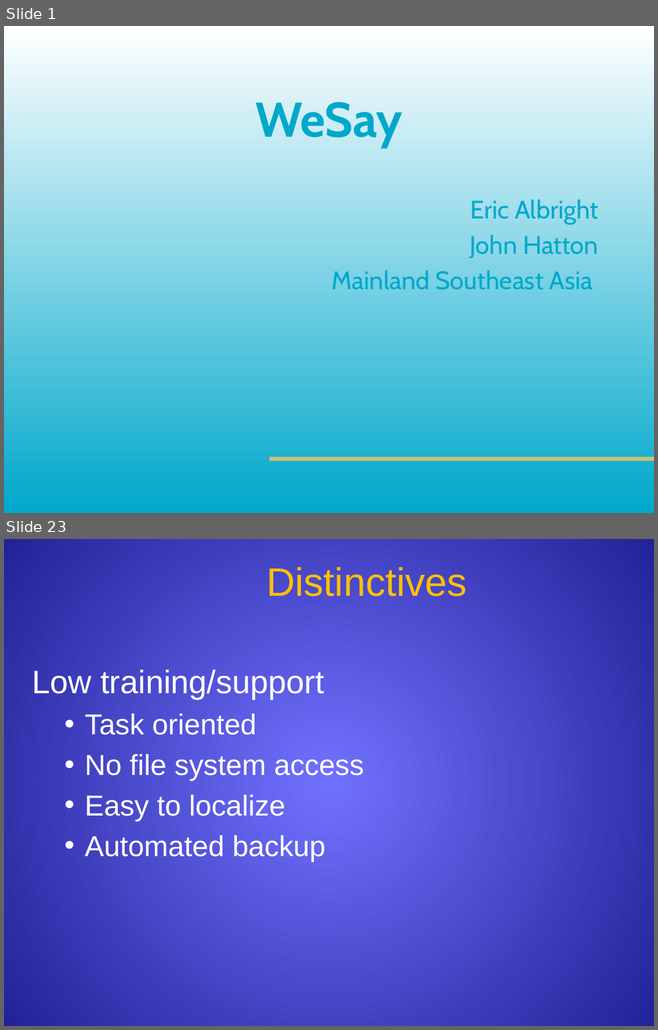
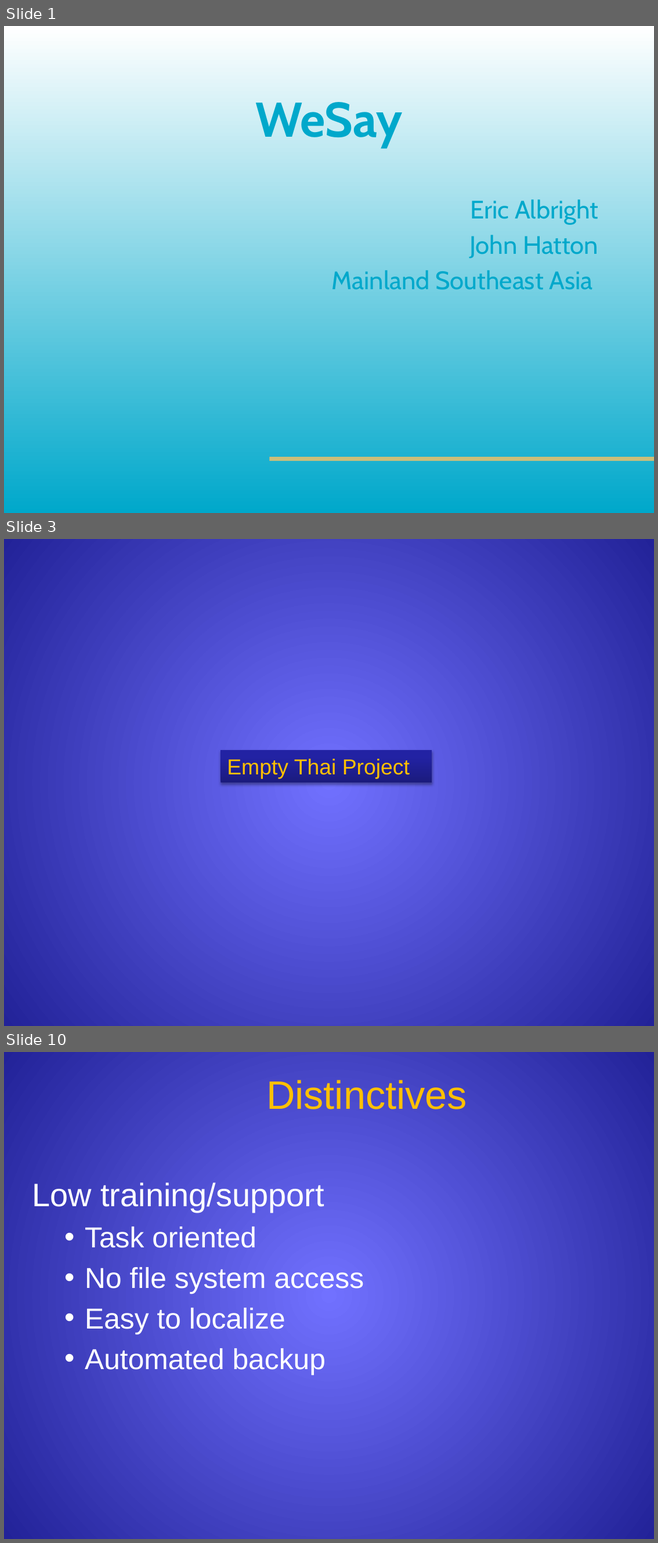
Before and after one commit to sillsdev/wesay, a slide deck: Presentations/CTC2006/V1.pptx. Shown one above the other, each under a label of ours: slides 1 and 23 before the commit, slides 1, 3 and 10 after it; the slides between them are not shown. The pictures are 658x1030 and 658x1543 pixels, drawn with LibreOffice and Linux fonts; fonts in the diff are those of the drawing; background and template pictures are left out. Boxes give left, top, right and bottom in pixels: in the first picture for what was removed or moved away, otherwise in the second. Text is boxed around its words. In the diff, an @@ line names an element or a change of style, - is before the commit and + after.

```diff
--- a/Presentations/CTC2006/V1.pptx
+++ b/Presentations/CTC2006/V1.pptx
@@ slide 3 added at <box>4,539,654,1026</box>, background gradient #7373FF to #222297 @@
@@ rectangle added at <box>220,750,431,783</box>, fill gradient #1B1B7E to #2323A3 to #2020A6, 24 pt, text #FFC000 @@
+Empty Thai Project
@@ what was slide 23 is now slide 10 @@
```
Also in this commit, not shown: 3 slides changed, 3 other slides added, 17 slides removed, 4 other files.
